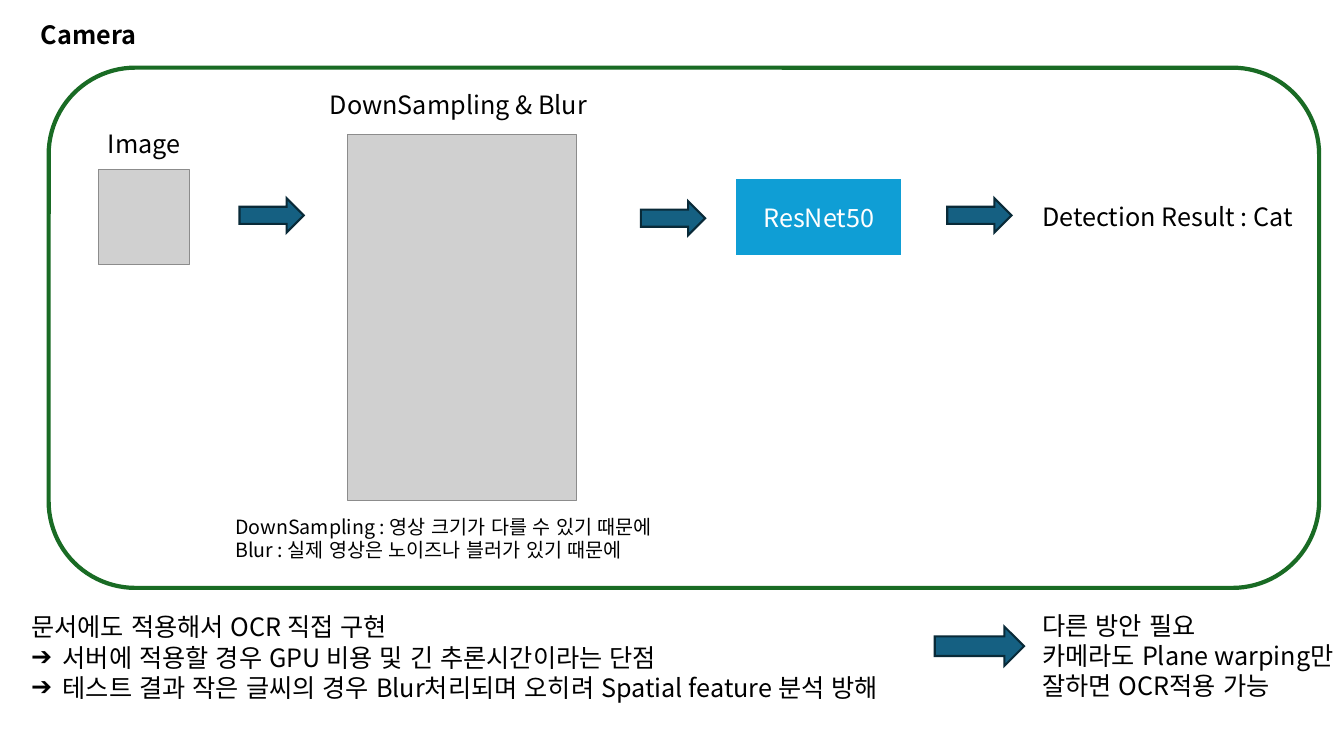
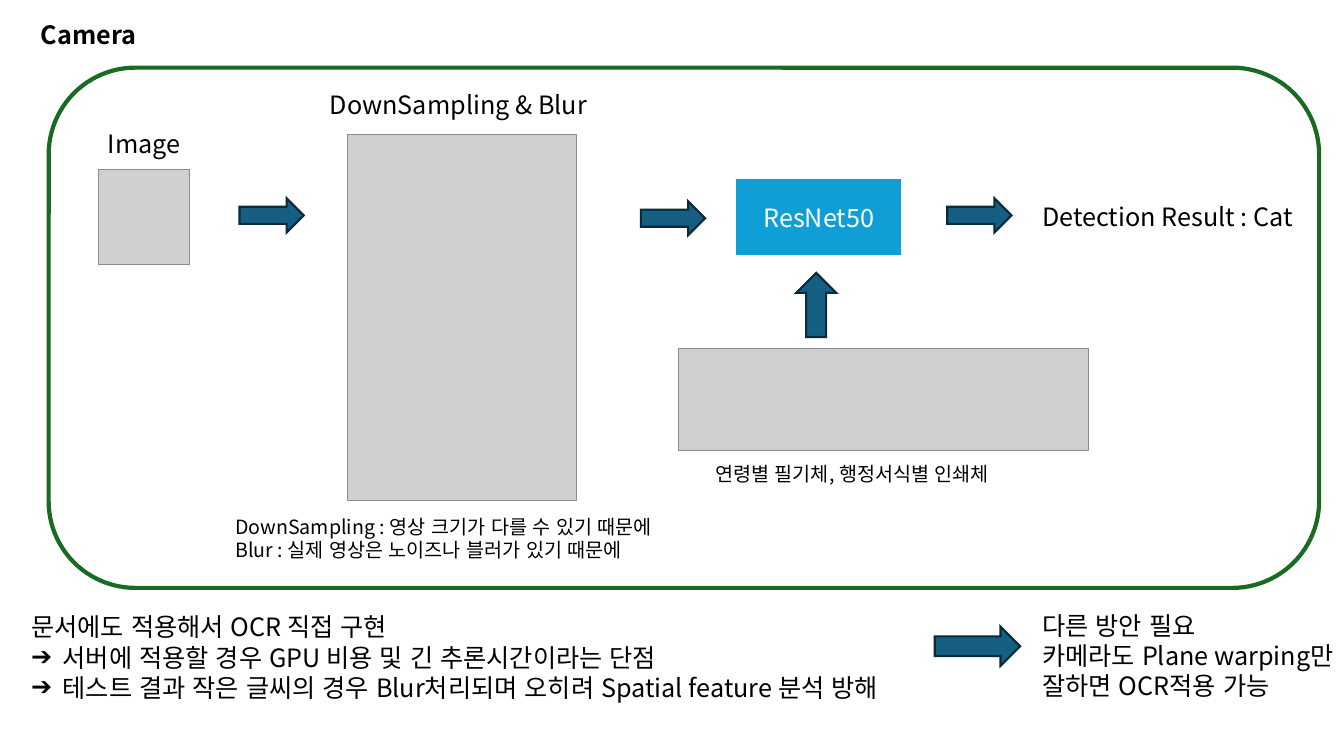
Before and after one commit to Junnnmin/-, a slide deck: slide 1 of 문서 인식 아키텍쳐.pptx. Drawn at 1344x756 pixels with LibreOffice and Linux fonts; fonts in the diff are those of the drawing; grey boxes stand for pictures. Boxes give left, top, right and bottom in pixels: in the first picture for what was removed or moved away, otherwise in the second. Text is boxed around its words. In the diff, an @@ line names an element or a change of style, - is before the commit and + after.

```diff
--- a/문서 인식 아키텍쳐.pptx
+++ b/문서 인식 아키텍쳐.pptx
@@ up arrow added at (797,273,837,338), fill #156082, outline #092A39 1.5 pt @@
@@ picture added at (679,348,1089,450) @@
@@ text added at (715,464,989,485), 14 pt, text #000000 @@
+연령별 필기체, 행정서식별 인쇄체
@@ right arrow: place and size @@
-right arrow at (935,627,1024,666)
+right arrow at (935,627,1020,666)
```
